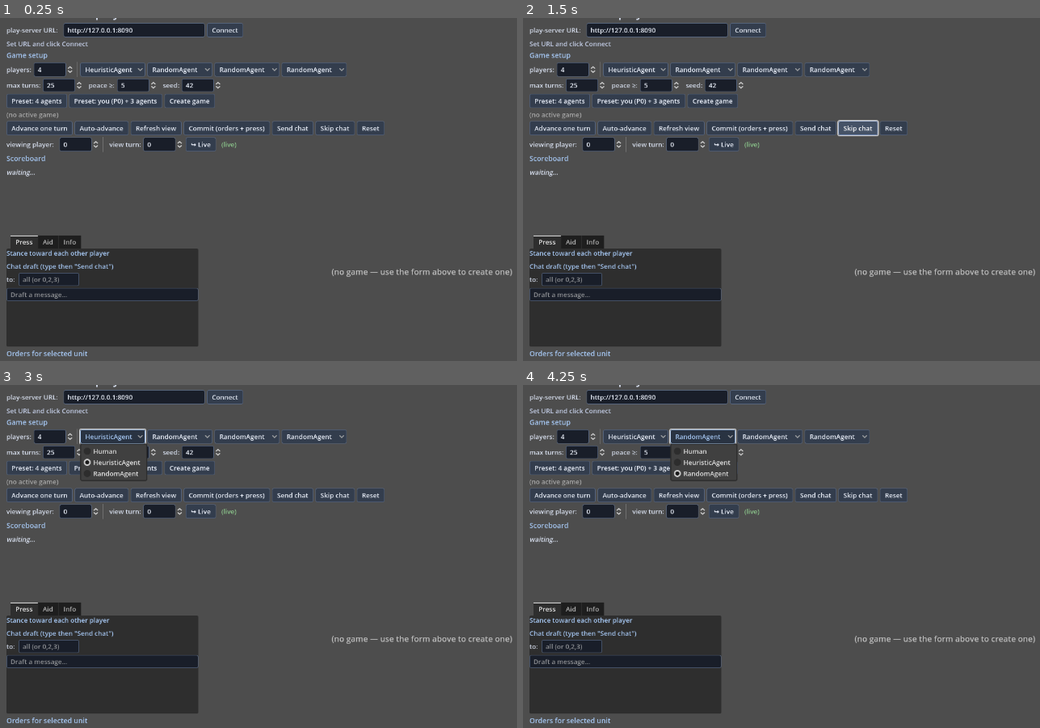
Above: before the commit, frames 1-4 (two rows, left to right).
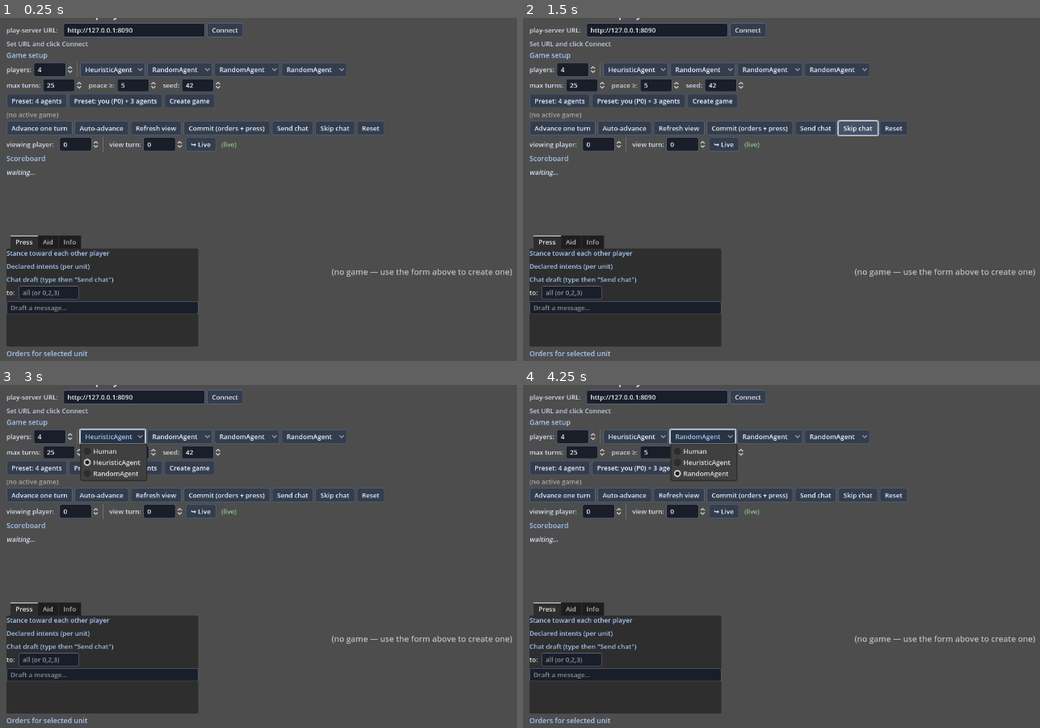
Above: after the commit, the same moments.

Repository: dbyrne/foedus-godot
Game: Godot game, scene res://scenes/Main.tscn
Two runs of this game, one before a commit and one after it. Both use one fixed random seed, a clock stepped at 60 frames per second and the inputs below.
Inputs:
- Up to frame 1 (0.25 s): no input
- Up to frame 2 (1.5 s): click "Commit (orders + press)" at 0.5 s; click "Skip chat" at 1.25 s
- Up to frame 3 (3 s): click "Skip chat" at 2 s; click "HeuristicAgent" at 2.75 s
- Up to frame 4 (4.25 s): click "RandomAgent" at 3.5 s

The runs differ from the first frame. In frame 1, 0.9% of the frame differs, in the area x 1-39%, y 71-87%; in frame 2, 0.9%; in frame 3, 0.9%; in frame 4, 0.9%.

Commit message:
Bundle 4 UI: per-unit Intent declaration with per-row recipient picker
Adds the missing Intent-declaration surface to the Press tab so humans
can publish planned Moves (or any legal order) for allies to back via
aid spends. Each owned unit gets its own row with an OptionButton of
legal orders + a LineEdit for visibility recipients.

Visibility semantics (matches engine + chat picker):
- Empty recipients field -> public broadcast (visible_to: null), every
  surviving non-sender sees the intent.
- Comma-separated player IDs (e.g. "0,2") -> bilateral or group share;
  only those recipients see the intent.
- "(no intent)" option -> skip; nothing published for that unit this turn.

Build path:
- pending_intents: dict[unit_id] -> {declared_order, recipients_raw}.
- _populate_intent_list rebuilds rows on each /view (cleared with the
  rest of pending_* state).
- _build_intents_payload converts the dict into the press.intents array
  on commit, parsing recipients_raw into the visible_to list.

Note on declaring lies (Sycophant-style):
- The order dropdown is populated from `legal_orders` for that unit,
  which includes Hold. So a human can publish "Hold" as their intent
  and then queue a Move as the actual order — which fires a
  BetrayalObservation at finalize. Bundle 4's détente reset (B5) and
  any future B1 score-deduction will trip on those.

Test plan:
- test_smoke.gd extended with the IntentList node path.
- test_e2e.gd unchanged (intents ride in the same press.intents field
  already covered by the existing /view step-5 field check).

Co-Authored-By: Claude Opus 4.7 (1M context) <noreply@anthropic.com>

Diff:
--- a/scenes/Main.tscn
+++ b/scenes/Main.tscn
@@ -264,6 +264,14 @@
 [node name="StanceList" type="VBoxContainer" parent="VBox/HSplit/LeftPanel/Bundle4Tabs/Press/VBox"]
 layout_mode = 2
 
+[node name="IntentsHeader" type="Label" parent="VBox/HSplit/LeftPanel/Bundle4Tabs/Press/VBox"]
+layout_mode = 2
+text = "Declared intents (per unit)"
+theme_override_colors/font_color = Color(0.65, 0.78, 0.95, 1)
+
+[node name="IntentList" type="VBoxContainer" parent="VBox/HSplit/LeftPanel/Bundle4Tabs/Press/VBox"]
+layout_mode = 2
+
 [node name="ChatHeader" type="Label" parent="VBox/HSplit/LeftPanel/Bundle4Tabs/Press/VBox"]
 layout_mode = 2
 text = "Chat draft (type then \"Send chat\")"
--- a/scripts/Main.gd
+++ b/scripts/Main.gd
@@ -54,6 +54,7 @@
 @onready var send_chat_btn: Button = $VBox/HBoxButtons/SendChatBtn
 @onready var skip_chat_btn: Button = $VBox/HBoxButtons/SkipChatBtn
 @onready var stance_list: VBoxContainer = $VBox/HSplit/LeftPanel/Bundle4Tabs/Press/VBox/StanceList
+@onready var intent_list: VBoxContainer = $VBox/HSplit/LeftPanel/Bundle4Tabs/Press/VBox/IntentList
 @onready var chat_recipients_edit: LineEdit = $VBox/HSplit/LeftPanel/Bundle4Tabs/Press/VBox/ChatRow/RecipientsEdit
 @onready var chat_body_edit: LineEdit = $VBox/HSplit/LeftPanel/Bundle4Tabs/Press/VBox/ChatBodyEdit
 @onready var aid_balance_label: Label = $VBox/HSplit/LeftPanel/Bundle4Tabs/Aid/VBox/AidBalance
@@ -75,6 +76,11 @@
 # {target_unit, target_order} dicts ready to send on /commit.
 var pending_stance: Dictionary = {}
 var pending_aid: Array = []
+# `pending_intents` maps unit_id (int) -> {declared_order: Dict|null,
+# recipients_raw: String}. `null` declared_order = skip (don't publish an
+# intent for that unit). `recipients_raw` is the raw text from the per-row
+# LineEdit (empty = public broadcast; "0,2" = bilateral).
+var pending_intents: Dictionary = {}
 # Cached map from a "stable spend key" (target_unit + target_order_str) to
 # the AidSpend dict, so toggling spend buttons can find their entry.
 var _aid_spend_keys: Dictionary = {}
@@ -284,20 +290,52 @@
 		var uid_str: String = str(u["id"])
 		orders[uid_str] = pending_orders.get(uid_str, {"type": "Hold"})
 	var player: int = int(view_player_spin.value)
-	# Build the press payload from `pending_stance`. Empty stance → all-NEUTRAL.
+	# Build the press payload from `pending_stance` + `pending_intents`.
 	var stance_dict: Dictionary = {}
 	for pid in pending_stance.keys():
 		stance_dict[str(pid)] = pending_stance[pid]
-	var press: Dictionary = {"stance": stance_dict, "intents": []}
-	status_label.text = ("commit: %d order(s), %d stance, %d aid spend(s) for P%d..."
-			% [orders.size(), pending_stance.size(), pending_aid.size(), player])
+	var intents: Array = _build_intents_payload()
+	var press: Dictionary = {"stance": stance_dict, "intents": intents}
+	status_label.text = ("commit: %d order(s), %d stance, %d intent(s), %d aid for P%d..."
+			% [orders.size(), pending_stance.size(), intents.size(),
+			   pending_aid.size(), player])
 	client.press_commit(current_game_id, player, press, orders, pending_aid)
 	pending_orders.clear()
 	pending_aid.clear()
+	pending_intents.clear()
 	hex_map.set_pending_orders({})
 	selected_unit_id = -1
 	hex_map.clear_selection()
 	_clear_order_list()
+
+
+func _build_intents_payload() -> Array:
+	## Build the press.intents array from the per-unit intent UI.
+	## Each entry is {unit_id, declared_order, visible_to: null | [pid, ...]}.
+	## A `null` visible_to means public broadcast; an explicit list narrows
+	## the visibility to those specific recipients.
+	var out: Array = []
+	for uid in pending_intents.keys():
+		var entry: Dictionary = pending_intents[uid]
+		var declared: Variant = entry.get("declared_order", null)
+		if declared == null:
+			continue  # skipped
+		var rec_raw: String = entry.get("recipients_raw", "")
+		var visible_to: Variant = null
+		if not rec_raw.is_empty():
+			var rs: Array = []
+			for piece in rec_raw.split(","):
+				var s: String = piece.strip_edges()
+				if s.is_valid_int():
+					rs.append(int(s))
+			if rs.size() > 0:
+				visible_to = rs
+		out.append({
+			"unit_id": int(uid),
+			"declared_order": declared,
+			"visible_to": visible_to,
+		})
+	return out
 
 
 func _on_send_chat_pressed() -> void:
@@ -618,6 +656,7 @@
 	hex_map.update_view(view)
 	pending_orders.clear()
 	pending_aid.clear()
+	pending_intents.clear()
 	hex_map.set_pending_orders({})
 	selected_unit_id = -1
 	hex_map.clear_selection()
@@ -625,6 +664,7 @@
 	_populate_scoreboard(view)
 	_render_text(view)
 	_populate_stance_list(view)
+	_populate_intent_list(view)
 	_populate_aid_panel(view)
 	_populate_info_panel(view)
 	# Sync replay tracking with server's view.
@@ -880,3 +920,65 @@
 		hint.text = "(no betrayals observed by you yet)"
 		hint.add_theme_color_override("font_color", Color(0.6, 0.6, 0.6))
 		betrayals_list.add_child(hint)
+
+
+func _populate_intent_list(view: Dictionary) -> void:
+	for child in intent_list.get_children():
+		child.queue_free()
+	var your_units: Array = view.get("your_units", [])
+	if your_units.is_empty():
+		var hint := Label.new()
+		hint.text = "(no units)"
+		hint.add_theme_color_override("font_color", Color(0.6, 0.6, 0.6))
+		intent_list.add_child(hint)
+		return
+	var legal_map: Dictionary = view.get("legal_orders", {})
+	for u in your_units:
+		var uid: int = int(u.get("id", -1))
+		if uid < 0:
+			continue
+		var loc: int = int(u.get("location", -1))
+		var row := HBoxContainer.new()
+		var label := Label.new()
+		label.text = "u%d @ n%d  " % [uid, loc]
+		row.add_child(label)
+		var opt := OptionButton.new()
+		opt.add_item("(no intent)")
+		# Map option index -> declared_order dict (or null for "skip").
+		var orders_for_opt: Array = [null]
+		var legal: Array = legal_map.get(str(uid), [])
+		for o in legal:
+			var od: Dictionary = o
+			opt.add_item(_format_order(od))
+			orders_for_opt.append(od)
+		opt.select(0)
+		opt.item_selected.connect(_on_intent_order_changed.bind(uid, orders_for_opt))
+		row.add_child(opt)
+		var rec_label := Label.new()
+		rec_label.text = "  to:"
+		row.add_child(rec_label)
+		var rec_edit := LineEdit.new()
+		rec_edit.placeholder_text = "all (or 0,2)"
+		rec_edit.custom_minimum_size = Vector2(80, 0)
+		rec_edit.text_changed.connect(_on_intent_recipients_changed.bind(uid))
+		row.add_child(rec_edit)
+		intent_list.add_child(row)
+
+
+func _on_intent_order_changed(idx: int, unit_id: int,
+		orders_for_opt: Array) -> void:
+	var declared: Variant = orders_for_opt[idx] if idx < orders_for_opt.size() else null
+	var entry: Dictionary = pending_intents.get(unit_id, {"recipients_raw": ""})
+	entry["declared_order"] = declared
+	if declared == null:
+		# Skipped — drop the entry entirely so _build_intents_payload skips it.
+		pending_intents.erase(unit_id)
+	else:
+		pending_intents[unit_id] = entry
+
+
+func _on_intent_recipients_changed(text: String, unit_id: int) -> void:
+	var entry: Dictionary = pending_intents.get(unit_id,
+			{"declared_order": null, "recipients_raw": ""})
+	entry["recipients_raw"] = text
+	pending_intents[unit_id] = entry
--- a/scripts/test_smoke.gd
+++ b/scripts/test_smoke.gd
@@ -79,6 +79,7 @@
 		"VBox/HSplit/HexMap",
 		"VBox/HSplit/LeftPanel/Bundle4Tabs",
 		"VBox/HSplit/LeftPanel/Bundle4Tabs/Press/VBox/StanceList",
+		"VBox/HSplit/LeftPanel/Bundle4Tabs/Press/VBox/IntentList",
 		"VBox/HSplit/LeftPanel/Bundle4Tabs/Press/VBox/ChatBodyEdit",
 		"VBox/HSplit/LeftPanel/Bundle4Tabs/Aid/VBox/AidBalance",
 		"VBox/HSplit/LeftPanel/Bundle4Tabs/Aid/VBox/AidSpendList",
